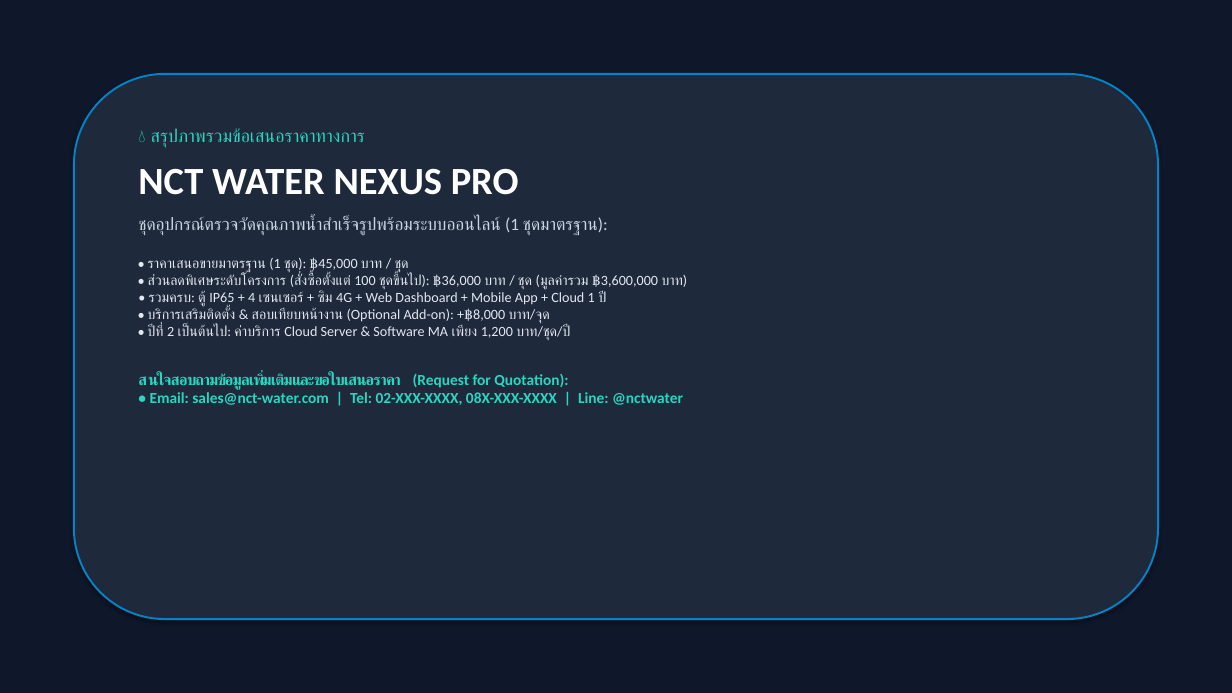
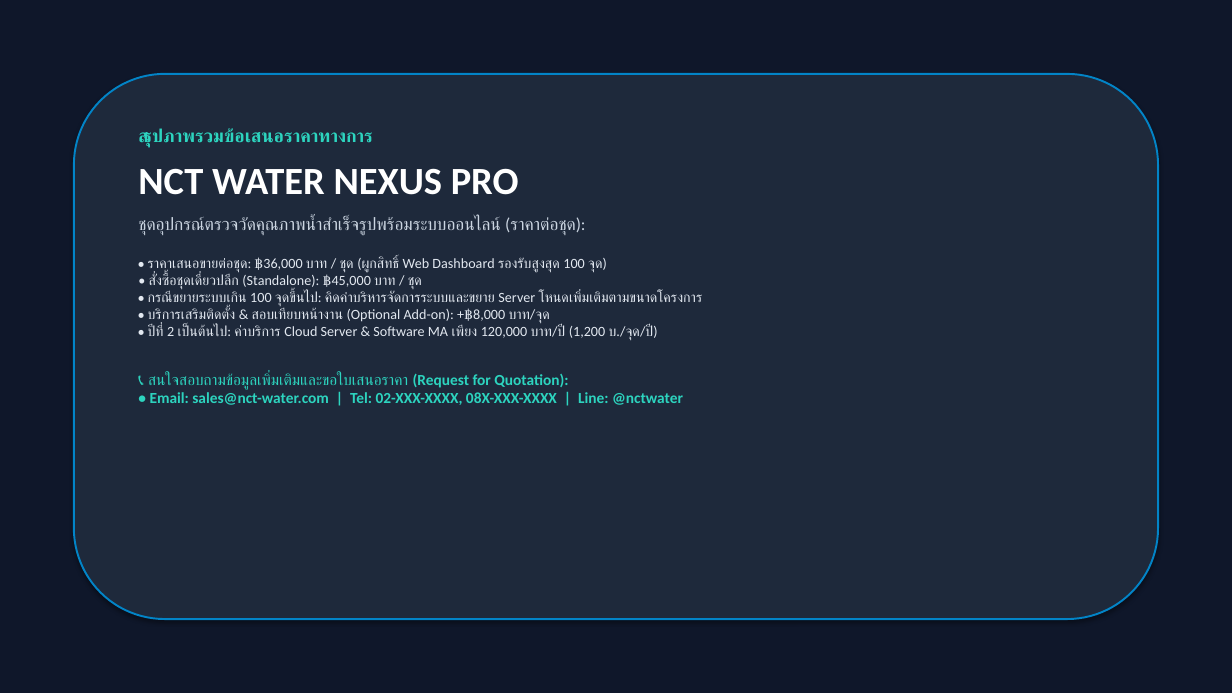
Before and after one commit to WoobWarb/nct-water-nexus, a slide deck: slide 8 of NCT_Water_Nexus_Report_and_Pricing.pptx. Drawn at 1232x693 pixels with LibreOffice and Linux fonts; fonts in the diff are those of the drawing. Boxes give left, top, right and bottom in pixels: in the first picture for what was removed or moved away, otherwise in the second. Text is boxed around its words. In the diff, an @@ line names an element or a change of style, - is before the commit and + after.

```diff
--- a/NCT_Water_Nexus_Report_and_Pricing.pptx
+++ b/NCT_Water_Nexus_Report_and_Pricing.pptx
@@ text at [138, 217, 703, 340]: text changed @@
-ชุดอุปกรณ์ตรวจวัดคุณภาพน้ำสำเร็จรูปพร้อมระบบออนไลน์ (1 ชุดมาตรฐาน):
-• ราคาเสนอขายมาตรฐาน (1 ชุด): ฿45,000 บาท / ชุด
-• ส่วนลดพิเศษระดับโครงการ (สั่งซื้อตั้งแต่ 100 ชุดขึ้นไป): ฿36,000 บาท / ชุด (มูลค่ารวม ฿3,600,000 บาท)
-• รวมครบ: ตู้ IP65 + 4 เซนเซอร์ + ซิม 4G + Web Dashboard + Mobile App + Cloud 1 ปี
-• บริการเสริมติดตั้ง & สอบเทียบหน้างาน (Optional Add-on): +฿8,000 บาท/จุด
-• ปีที่ 2 เป็นต้นไป: ค่าบริการ Cloud Server & Software MA เพียง 1,200 บาท/ชุด/ปี
+ชุดอุปกรณ์ตรวจวัดคุณภาพน้ำสำเร็จรูปพร้อมระบบออนไลน์ (ราคาต่อชุด):
+• ราคาเสนอขายต่อชุด: ฿36,000 บาท / ชุด (ผูกสิทธิ์ Web Dashboard รองรับสูงสุด 100 จุด)
+• สั่งซื้อชุดเดี่ยวปลีก (Standalone): ฿45,000 บาท / ชุด
+• กรณีขยายระบบเกิน 100 จุดขึ้นไป: คิดค่าบริหารจัดการระบบและขยาย Server โหนดเพิ่มเติมตามขนาดโครงการ
+• บริการเสริมติดตั้ง & สอบเทียบหน้างาน (Optional Add-on): +฿8,000 บาท/จุด
+• ปีที่ 2 เป็นต้นไป: ค่าบริการ Cloud Server & Software MA เพียง 120,000 บาท/ปี (1,200 บ./จุด/ปี)
```
Also in this commit, not shown: 3 other slides changed, 8 other files.
